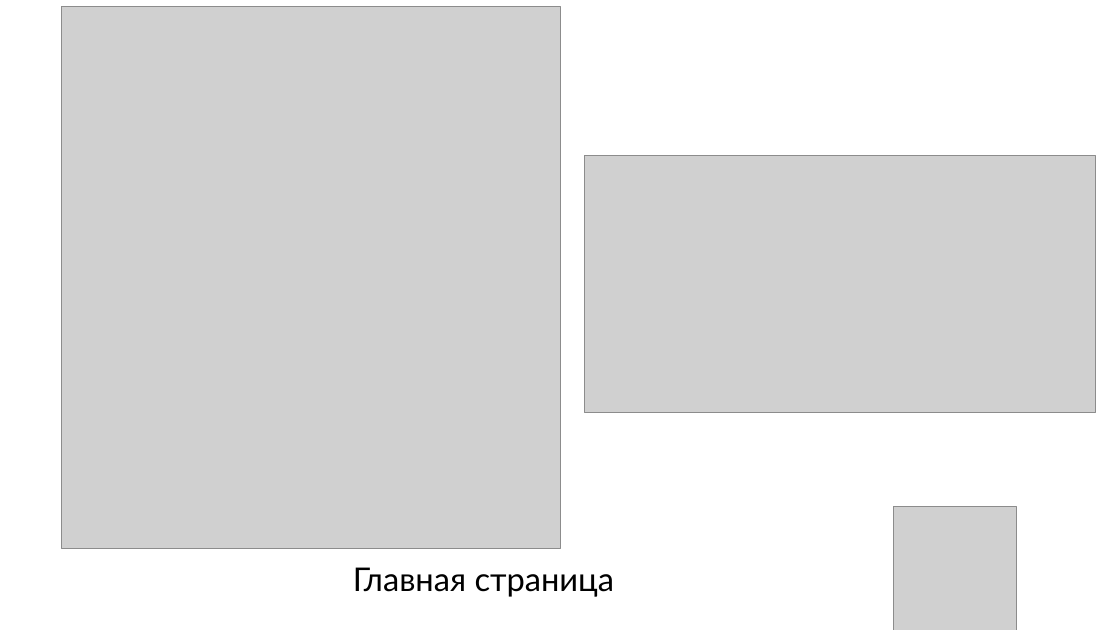
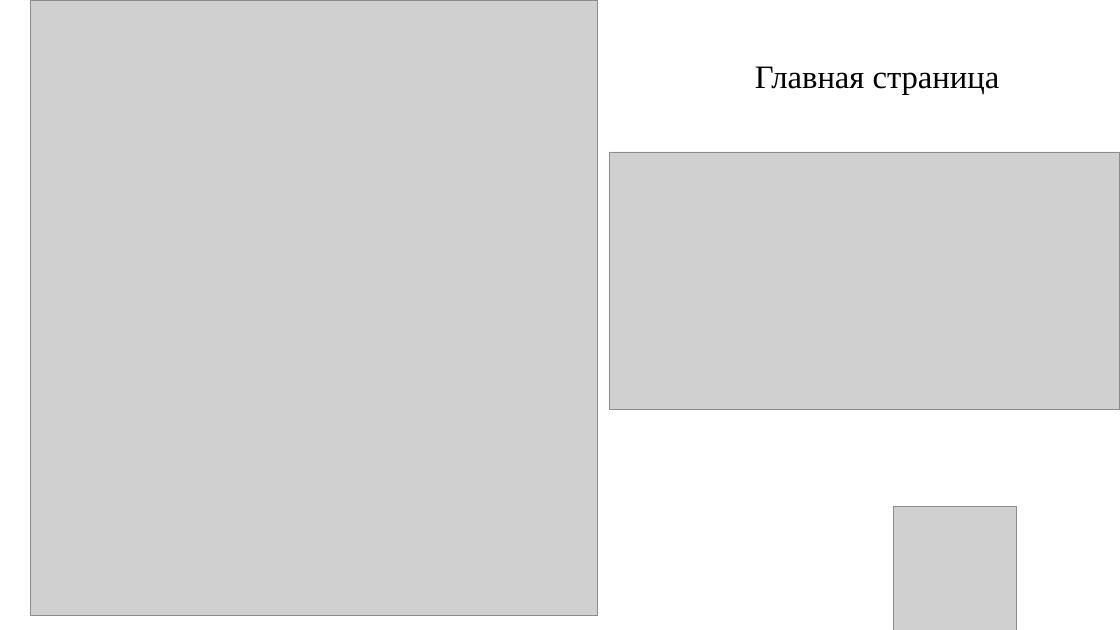
Before and after one commit to Danildanil228/diplomfiles, a slide deck: slide 17 of Презентация.pptx (slide 14 before the commit). Drawn at 1120x630 pixels with LibreOffice and Linux fonts; fonts in the diff are those of the drawing; grey boxes stand for pictures; background and template pictures are left out. Boxes give left, top, right and bottom in pixels: in the first picture for what was removed or moved away, otherwise in the second. Text is boxed around its words. In the diff, an @@ line names an element or a change of style, - is before the commit and + after.

```diff
--- a/Презентация.pptx
+++ b/Презентация.pptx
@@ picture: place and size @@
-picture at <box>61,7,560,549</box>
+picture at <box>30,0,597,616</box>
@@ text "Главная страница": place and size @@
-text "Главная страница" at <box>353,567,615,597</box>
+text "Главная страница" at <box>755,66,1000,95</box>
@@ text "Главная страница" at <box>755,66,1000,95</box>: font Lato to Times New Roman @@
@@ picture: place and size @@
-picture at <box>585,156,1096,413</box>
+picture at <box>609,152,1120,409</box>
```
Also in this commit, not shown: 12 other slides changed, 15 slides added, 12 slides removed.
